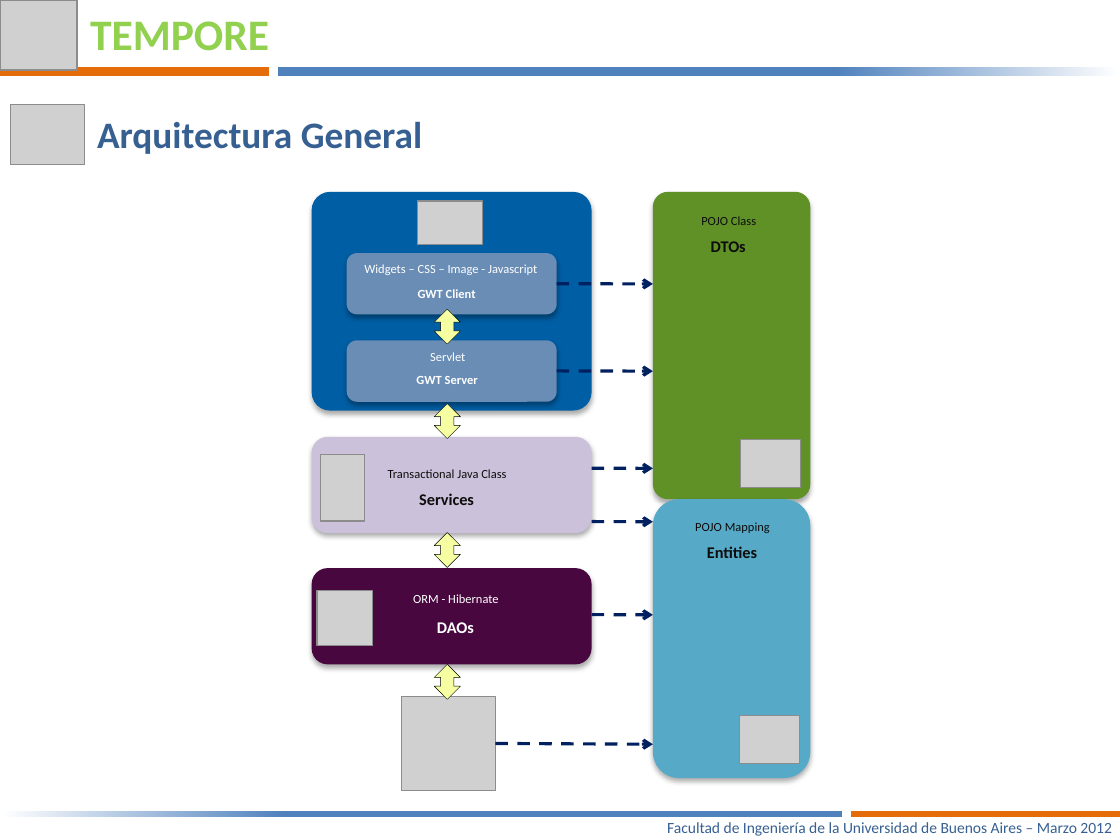
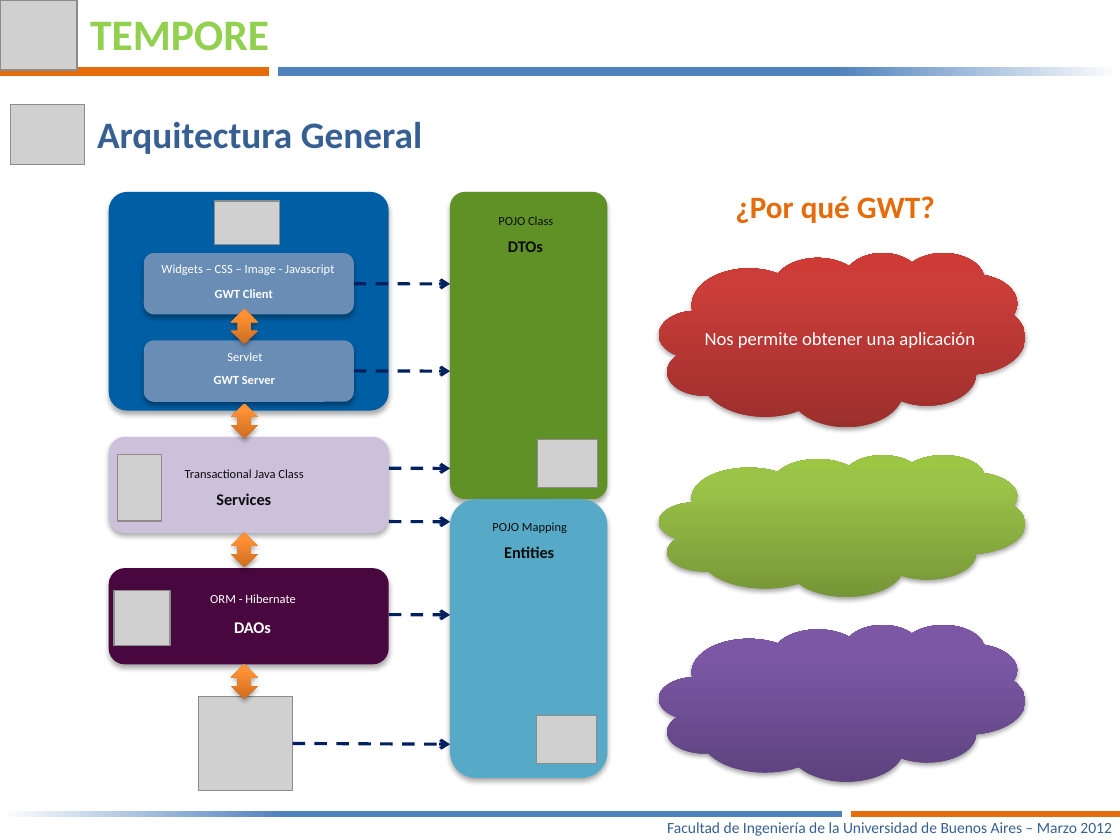
Before and after one commit to joshishimla99/tempore, a slide deck: slide 7 of docs/Presentacion Final/Tempore – Manejá tus tiempos-V3.pptx. Drawn at 1120x840 pixels with LibreOffice and Linux fonts; fonts in the diff are those of the drawing; grey boxes stand for pictures. Boxes give left, top, right and bottom in pixels: in the first picture for what was removed or moved away, otherwise in the second. Text is boxed around its words. In the diff, an @@ line names an element or a change of style, - is before the commit and + after.

```diff
--- a/docs/Presentacion Final/Tempore – Manejá tus tiempos-V3.pptx
+++ b/docs/Presentacion Final/Tempore – Manejá tus tiempos-V3.pptx
@@ text added at (735, 196, 935, 223), 20 pt, text #E46C0A, bold @@
+¿Por qué GWT?
@@ 3 rounded rectangles, 3 arrows, 2 pictures, 1 text: place and size @@
-3 rounded rectangles, 3 arrows, 2 pictures, 1 text at (311, 192, 801, 664)
+3 rounded rectangles, 3 arrows, 2 pictures, 1 text at (109, 192, 598, 664)
@@ group added at (660, 253, 1026, 782): 3 clouds, 1 text @@
+Nos permite obtener una aplicación
@@ 11 texts, 4 pictures, 4 rounded rectangles, 4 up down arrows, 3 arrows: place and size @@
-11 texts, 4 pictures, 4 rounded rectangles, 4 up down arrows, 3 arrows at (317, 192, 811, 791)
+11 texts, 4 pictures, 4 rounded rectangles, 4 up down arrows, 3 arrows at (114, 192, 608, 791)
@@ fill #F5FEA0 to gradient #CC6E20 to #FF9034 to #FF9136; outline #000000 0.25 pt to none; shadow on in 4 elements at (232, 309, 258, 344), (232, 403, 258, 438), (232, 532, 258, 567), (232, 664, 258, 699) @@
```
Also in this commit, not shown: 6 other slides changed, 1 slide added.
